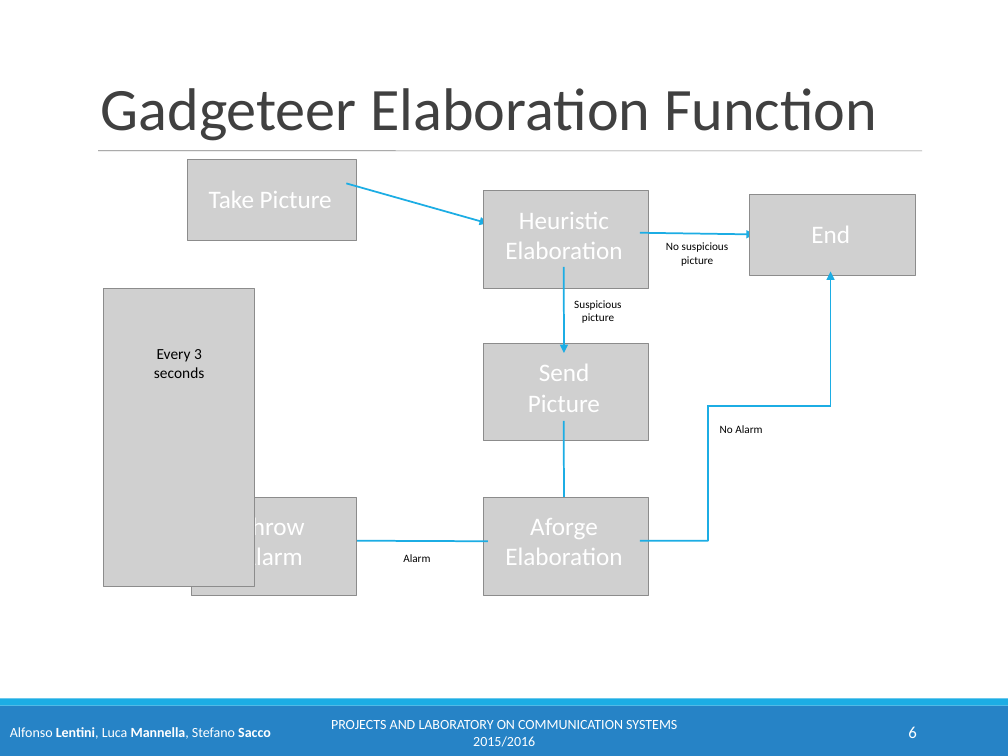
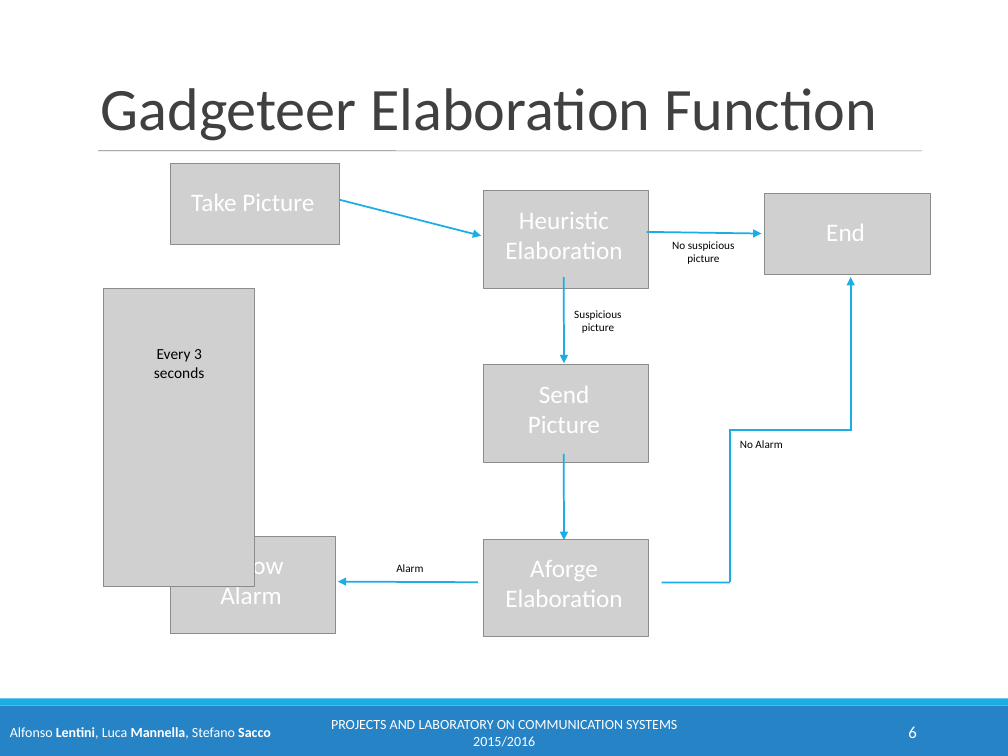
Before and after one commit to LucaMannella/PL_FEZ3, a slide deck: slide 6 of PL_FEZ03(edit).ppt. Drawn at 1008x756 pixels with LibreOffice and Linux fonts; fonts in the diff are those of the drawing; grey boxes stand for pictures; background and template pictures are left out. Boxes give left, top, right and bottom in pixels: in the first picture for what was removed or moved away, otherwise in the second. Text is boxed around its words. In the diff, an @@ line names an element or a change of style, - is before the commit and + after.

```diff
--- a/PL_FEZ03(edit).ppt
+++ b/PL_FEZ03(edit).ppt
@@ picture: place and size @@
-picture at (187, 159, 357, 241)
+picture at (170, 163, 340, 245)
@@ text "Take Picture": place and size @@
-text "Take Picture" at (209, 191, 332, 208)
+text "Take Picture" at (191, 194, 314, 211)
@@ arrow moved from (347, 183) - (488, 224) to (339, 200) - (481, 236) @@
@@ picture: place and size @@
-picture at (750, 195, 915, 276)
+picture at (765, 194, 930, 275)
@@ text "End": place and size @@
-text "End" at (811, 226, 850, 243)
+text "End" at (826, 224, 865, 241)
@@ arrow moved from (640, 233) - (755, 235) to (647, 232) - (761, 234) @@
@@ text "No suspicious": place and size @@
-text "No suspicious" at (666, 242, 729, 266)
+text "No suspicious" at (672, 241, 735, 264)
@@ arrow moved from (563, 267) - (563, 353) to (563, 277) - (563, 363) @@
@@ elbow arrow moved from (709, 540) - (831, 271) to (730, 583) - (851, 277) @@
@@ text "Suspicious": place and size @@
-text "Suspicious" at (574, 300, 621, 323)
+text "Suspicious" at (574, 310, 621, 333)
@@ picture: place and size @@
-picture at (483, 344, 648, 442)
+picture at (483, 365, 648, 463)
@@ text "Send Picture": place and size @@
-text "Send Picture" at (528, 364, 600, 412)
+text "Send Picture" at (528, 386, 600, 433)
@@ text "No Alarm": place and size @@
-text "No Alarm" at (720, 425, 762, 433)
+text "No Alarm" at (740, 440, 782, 448)
@@ arrow moved from (563, 421) - (563, 507) to (563, 454) - (563, 540) @@
@@ picture: place and size @@
-picture at (192, 497, 357, 595)
+picture at (170, 536, 337, 634)
@@ picture: place and size @@
-picture at (483, 497, 648, 595)
+picture at (483, 539, 648, 636)
@@ text "Throw Alarm" rewrapped from (240, 515, 305, 572) to (219, 553, 284, 604) @@
@@ text "Alarm": place and size @@
-text "Alarm" at (403, 554, 430, 562)
+text "Alarm" at (396, 564, 423, 572)
@@ text "Aforge Elaboration": place and size @@
-text "Aforge Elaboration" at (505, 518, 622, 565)
+text "Aforge Elaboration" at (505, 560, 622, 607)
@@ arrow moved from (488, 541) - (348, 540) to (478, 583) - (338, 582) @@
@@ line moved from (640, 540) - (709, 540) to (661, 583) - (730, 583) @@
```
Also in this commit, not shown: 2 other slides changed, 1 other file.
